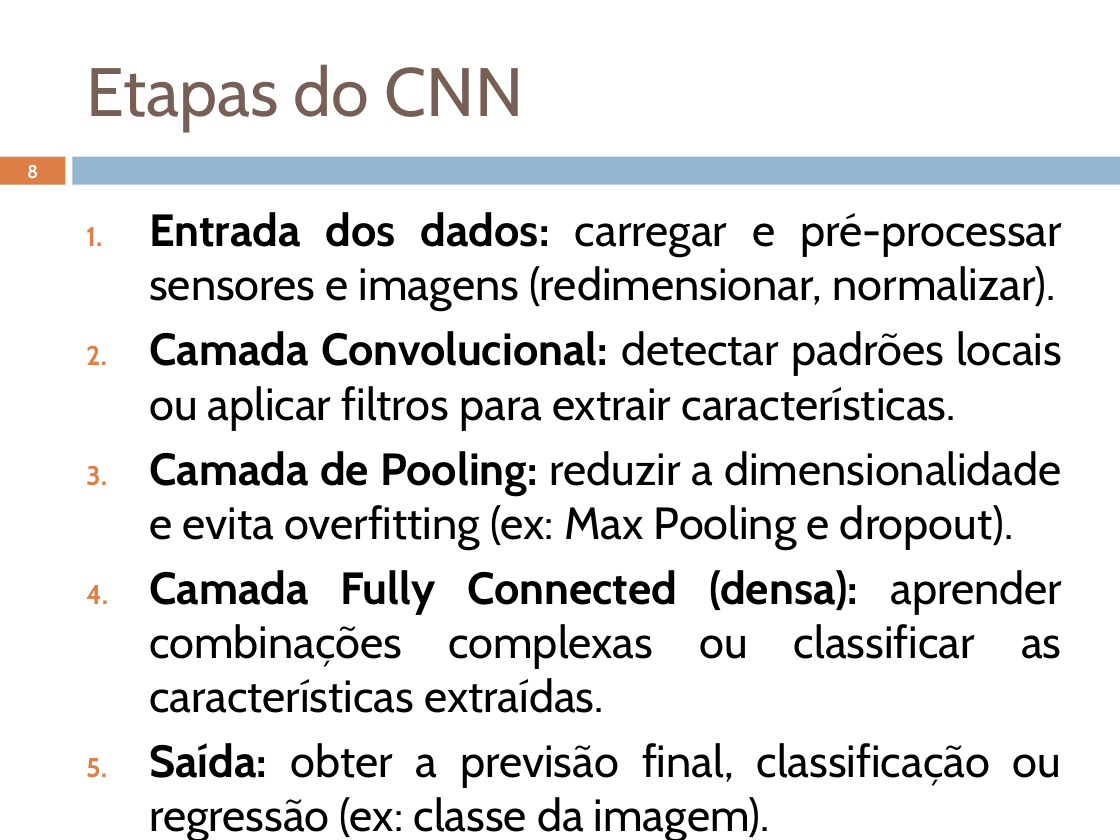
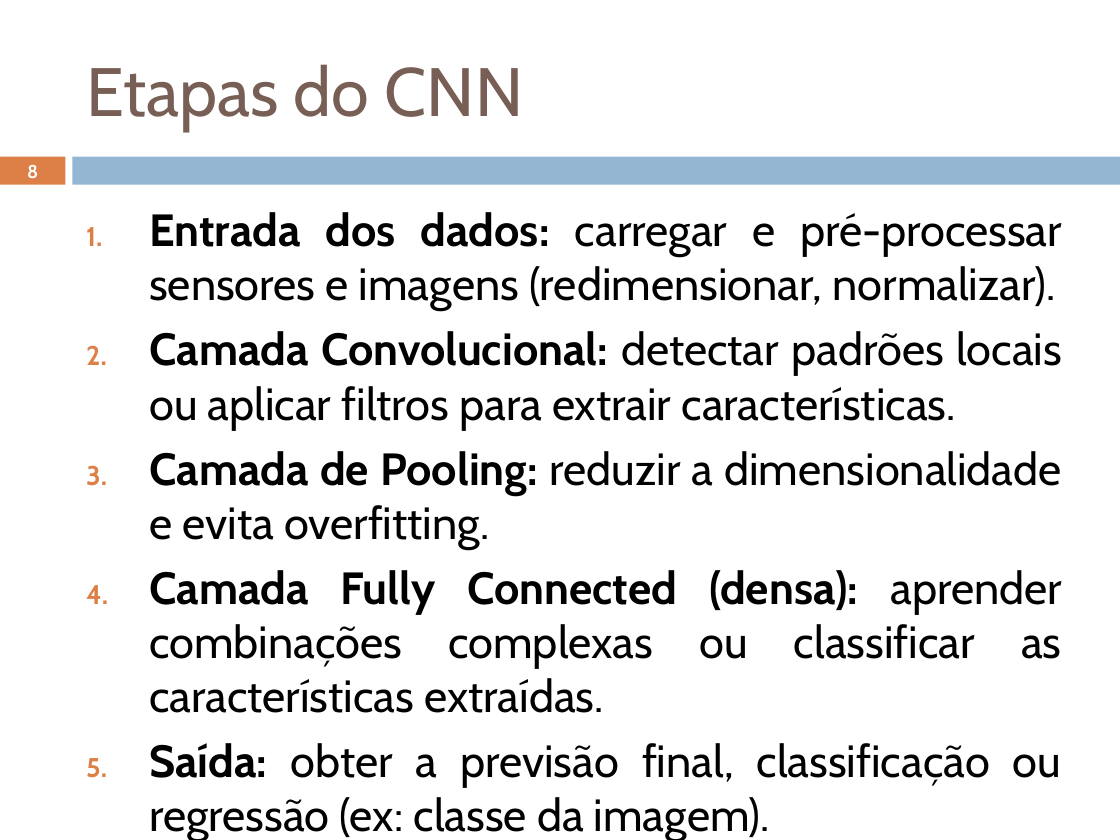
Before and after one commit to renanbeserra/projeto1va, a slide deck: slide 8 of Aula CNN.pptx. Drawn at 1120x840 pixels with LibreOffice and Linux fonts; fonts in the diff are those of the drawing; background and template pictures are left out. Boxes give left, top, right and bottom in pixels: in the first picture for what was removed or moved away, otherwise in the second. Text is boxed around its words. In the diff, an @@ line names an element or a change of style, - is before the commit and + after.

```diff
--- a/Aula CNN.pptx
+++ b/Aula CNN.pptx
@@ text at [149, 451, 1061, 550]: text changed @@
-3. Camada de Pooling: reduzir a dimensionalidade e evita overfitting (ex: Max Pooling e dropout).
+3. Camada de Pooling: reduzir a dimensionalidade e evita overfitting.
```
Also in this commit, not shown: 2 other slides changed.
